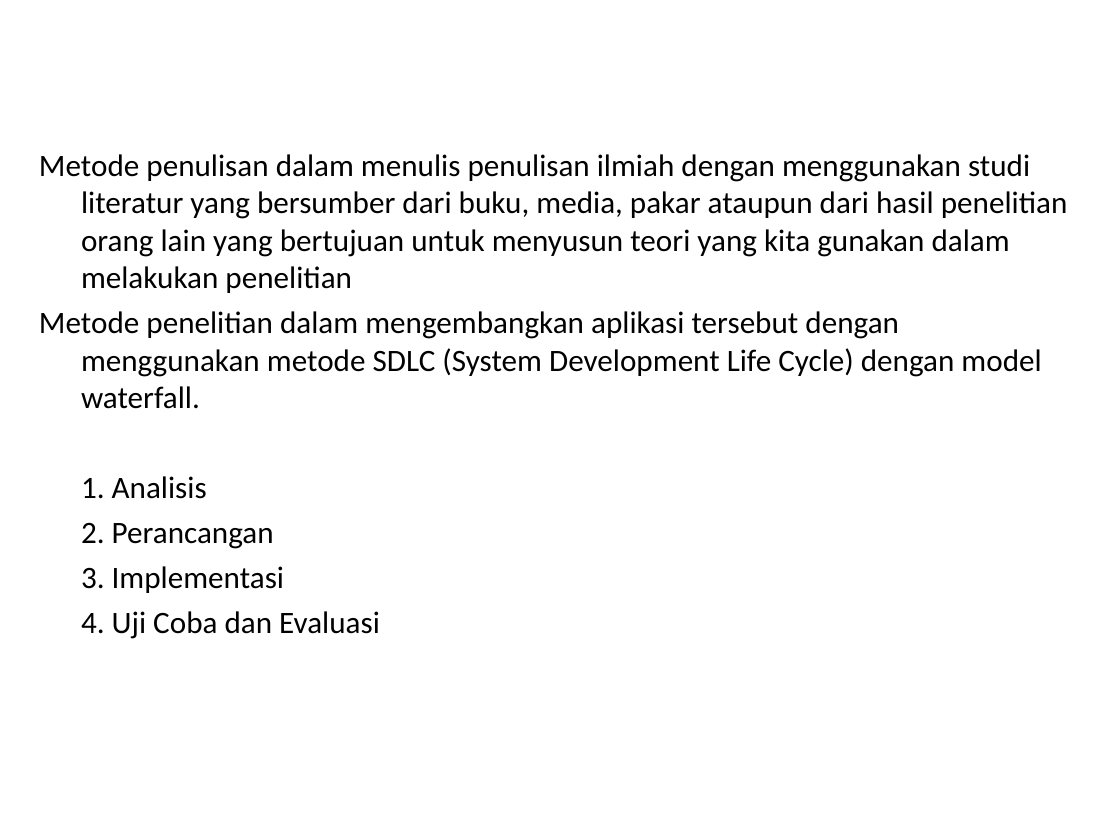
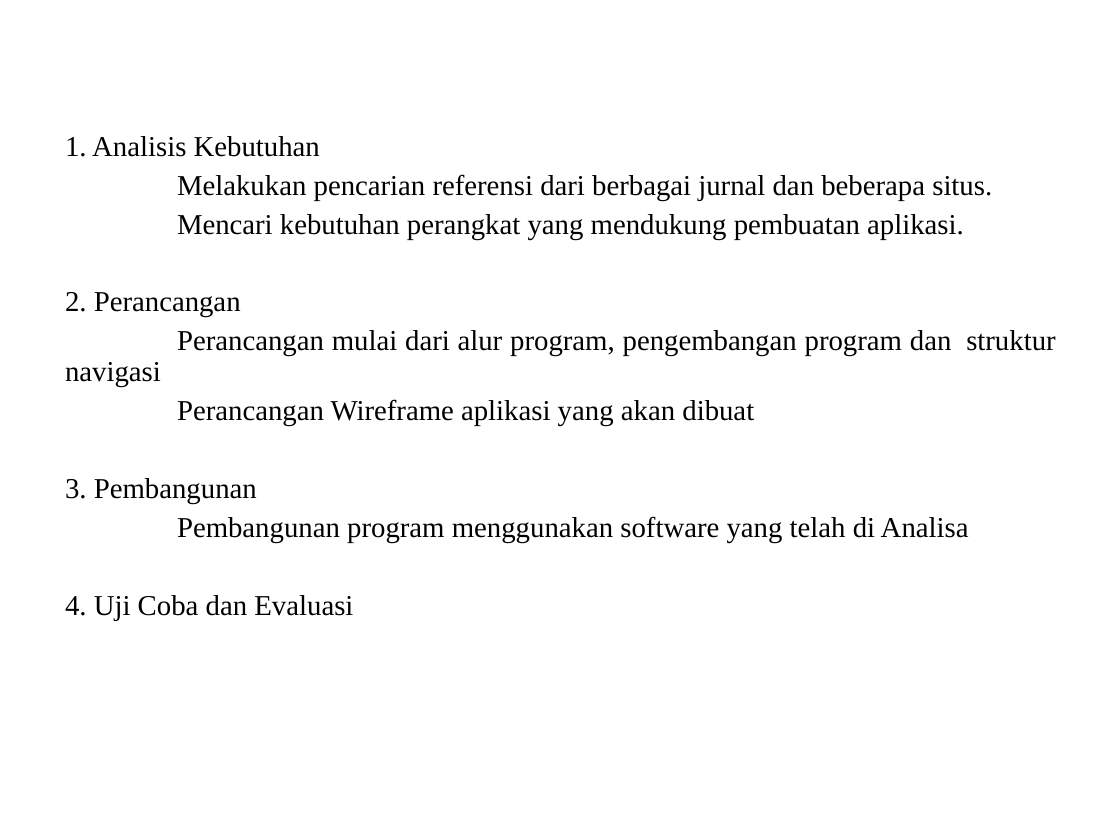
Before and after one commit to Alahaz/Penulisan-Ilmiah, a slide deck: slide 5 of Lain-lain/10106195_Slide_Presentasi.ppt. Drawn at 1120x840 pixels with LibreOffice and Linux fonts; fonts in the diff are those of the drawing; background and template pictures are left out. Boxes give left, top, right and bottom in pixels: in the first picture for what was removed or moved away, otherwise in the second. Text is boxed around its words. In the diff, an @@ line names an element or a change of style, - is before the commit and + after.

```diff
--- a/Lain-lain/10106195_Slide_Presentasi.ppt
+++ b/Lain-lain/10106195_Slide_Presentasi.ppt
@@ text "1. Analisis Kebutuhan" moved from (x1=39, y1=154, x2=1068, y2=639) to (x1=65, y1=136, x2=1055, y2=621) @@
@@ text at (x1=65, y1=136, x2=992, y2=239): text changed; size 20 to 18.5 pt; font Calibri to Times New Roman @@
-Metode penulisan dalam menulis penulisan ilmiah dengan menggunakan studi literatur yang bersumber dari buku, media, pakar ataupun dari hasil penelitian orang lain yang bertujuan untuk menyusun teori yang kita gunakan dalam melakukan penelitian
-Metode penelitian dalam mengembangkan aplikasi tersebut dengan menggunakan metode SDLC (System Development Life Cycle) dengan model waterfall.
-1. Analisis
+1. Analisis Kebutuhan
+Melakukan pencarian referensi dari berbagai jurnal dan beberapa situs.
+Mencari kebutuhan perangkat yang mendukung pembuatan aplikasi.
@@ text at (x1=65, y1=292, x2=353, y2=621): size 20 to 18.5 pt, font Calibri to Times New Roman in "2. Perancangan", "4. Uji Coba dan Evaluasi"; alignment left to justified; line spacing 1 to 0.9 @@
@@ text at (x1=65, y1=330, x2=1055, y2=543): text changed; size 20 to 18.5 pt; font Calibri to Times New Roman @@
-3. Implementasi
+Perancangan mulai dari alur program, pengembangan program dan struktur navigasi
+Perancangan Wireframe aplikasi yang akan dibuat
+3. Pembangunan
+Pembangunan program menggunakan software yang telah di Analisa
```
Also in this commit, not shown: 4 other slides changed, 6 slides added, 1 slide removed, 3 other files.
